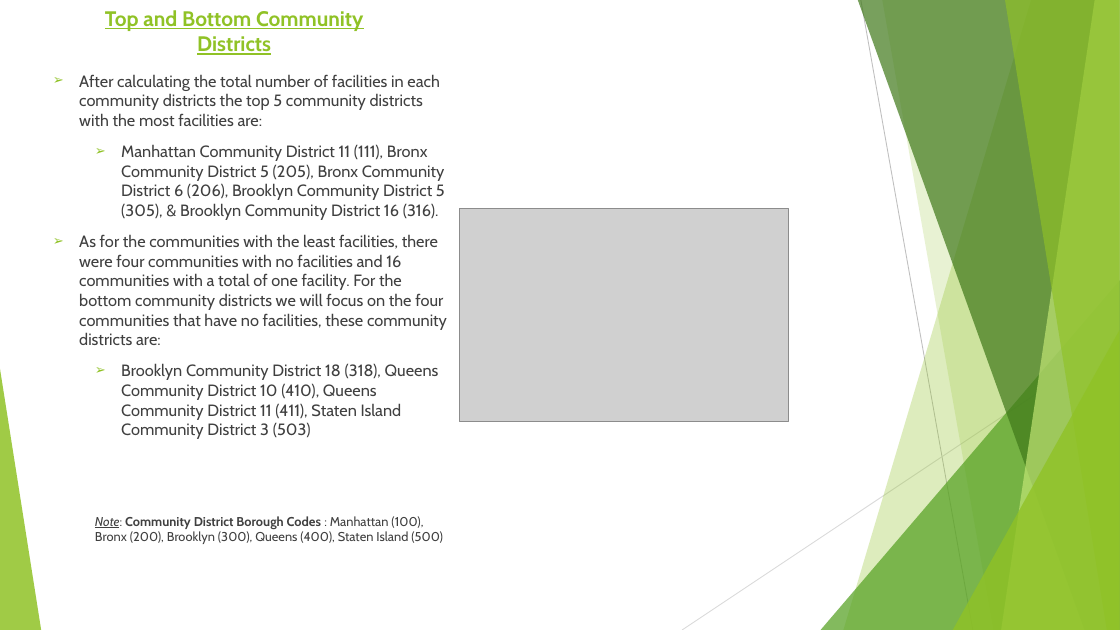
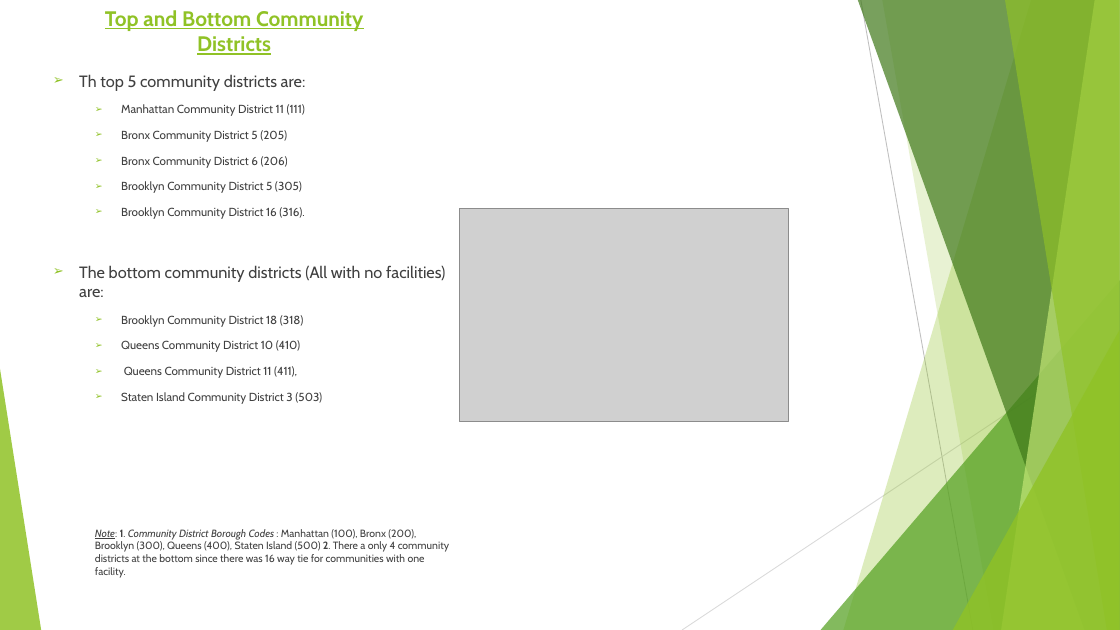
Before and after one commit to LJRollerII/NSS_Capstone_Project, a slide deck: slide 5 of presentation/Healthy_Food_Access_in_NYC.pptx. Drawn at 1120x630 pixels with LibreOffice and Linux fonts; fonts in the diff are those of the drawing; grey boxes stand for pictures. Boxes give left, top, right and bottom in pixels: in the first picture for what was removed or moved away, otherwise in the second. Text is boxed around its words. In the diff, an @@ line names an element or a change of style, - is before the commit and + after.

```diff
--- a/presentation/Healthy_Food_Access_in_NYC.pptx
+++ b/presentation/Healthy_Food_Access_in_NYC.pptx
@@ text at (x1=79, y1=74, x2=449, y2=578): text changed; size 14 to 10 pt @@
-➢ After calculating the total number of facilities in each community districts the top 5 community districts with the most facilities are:
-  ➢ Manhattan Community District 11 (111), Bronx Community District 5 (205), Bronx Community District 6 (206), Brooklyn Community District 5 (305), & Brooklyn Community District 16 (316).
-➢ As for the communities with the least facilities, there were four communities with no facilities and 16 communities with a total of one facility. For the bottom community districts we will focus on the four communities that have no facilities, these community districts are:
-  ➢ Brooklyn Community District 18 (318), Queens Community District 10 (410), Queens Community District 11 (411), Staten Island Community District 3 (503)
-  Note: Community District Borough Codes : Manhattan (100), Bronx (200), Brooklyn (300), Queens (400), Staten Island (500)
+➢ Th top 5 community districts are:
+  ➢ Manhattan Community District 11 (111)
+  ➢ Bronx Community District 5 (205)
+  ➢ Bronx Community District 6 (206)
+  ➢ Brooklyn Community District 5 (305)
+  ➢ Brooklyn Community District 16 (316).
+➢ The bottom community districts (All with no facilities) are:
+  ➢ Brooklyn Community District 18 (318)
+  ➢ Queens Community District 10 (410)
+  ➢ Queens Community District 11 (411),
+  ➢ Staten Island Community District 3 (503)
+  Note: 1. Community District Borough Codes : Manhattan (100), Bronx (200), Brooklyn (300), Queens (400), Staten Island (500) 2. There a only 4 community districts at the bottom since there was 16 way tie for communities with one facility.
```
Also in this commit, not shown: 2 other slides changed, 2 other files.
